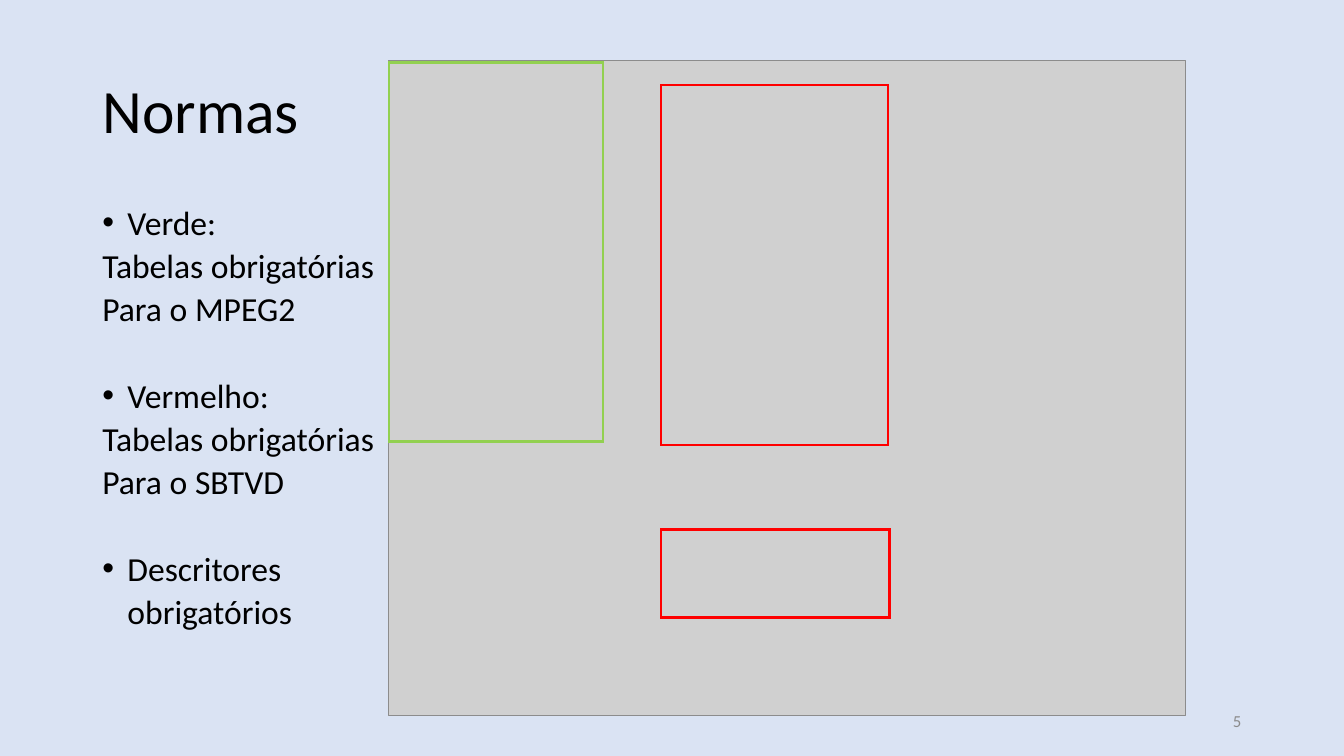
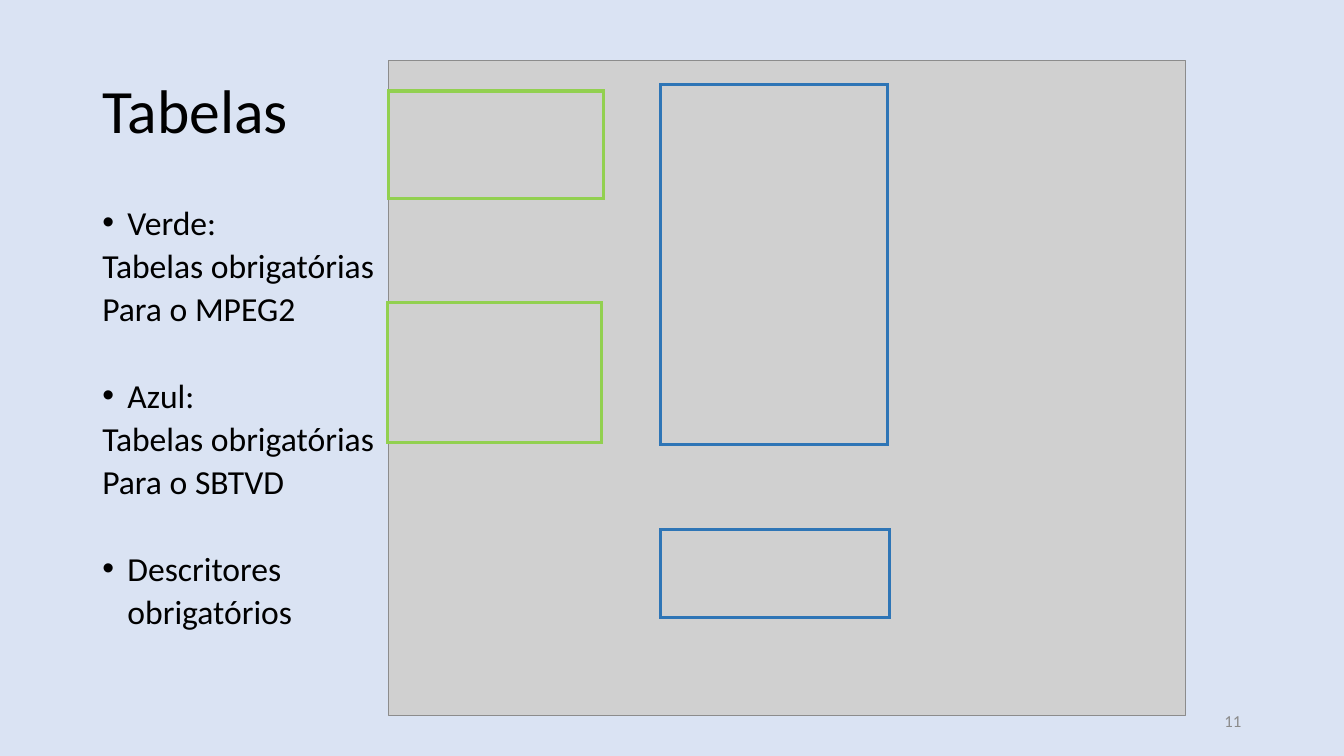
Before and after one commit to nasall2/TCC, a slide deck: slide 11 of relatorio/abntex2-modelos-1.9.2/figuras/apresentacao.pptx (slide 5 before the commit). Drawn at 1344x756 pixels with LibreOffice and Linux fonts; fonts in the diff are those of the drawing; grey boxes stand for pictures. Boxes give left, top, right and bottom in pixels: in the first picture for what was removed or moved away, otherwise in the second. Text is boxed around its words. In the diff, an @@ line names an element or a change of style, - is before the commit and + after.

```diff
--- a/relatorio/abntex2-modelos-1.9.2/figuras/apresentacao.pptx
+++ b/relatorio/abntex2-modelos-1.9.2/figuras/apresentacao.pptx
@@ rectangle at <box>661,85,888,445</box>: outline #FF0000 1.5 pt to #2E75B6 2.25 pt @@
@@ title at <box>102,90,287,134</box>: text changed @@
-Normas
+Tabelas
@@ rectangle: place and size @@
-rectangle at <box>389,63,604,442</box>
+rectangle at <box>389,91,604,199</box>
@@ rectangle at <box>389,91,604,199</box>: outline #92D050 1.5 pt to #92D050 2.25 pt @@
@@ rectangle added at <box>387,302,602,443</box>, outline #92D050 2.25 pt @@
@@ text at <box>127,384,194,409</box>: text changed @@
-• Vermelho:
+• Azul:
@@ rectangle at <box>661,529,890,617</box>: outline #FF0000 1.5 pt to #2E75B6 2.25 pt @@
@@ page number at <box>1224,716,1241,727</box>: text changed @@
-5
+11
```
Also in this commit, not shown: 10 other slides changed, 20 slides added, 7 slides removed, 1 other file.
